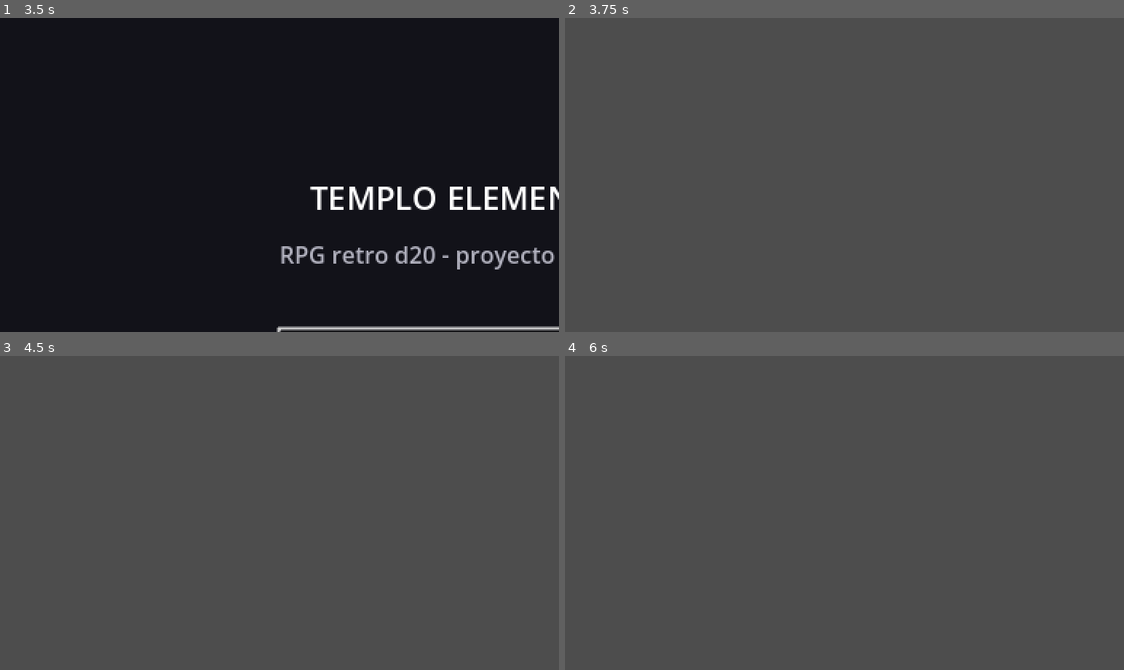
Above: before the commit, frames 1-4 (two rows, left to right).
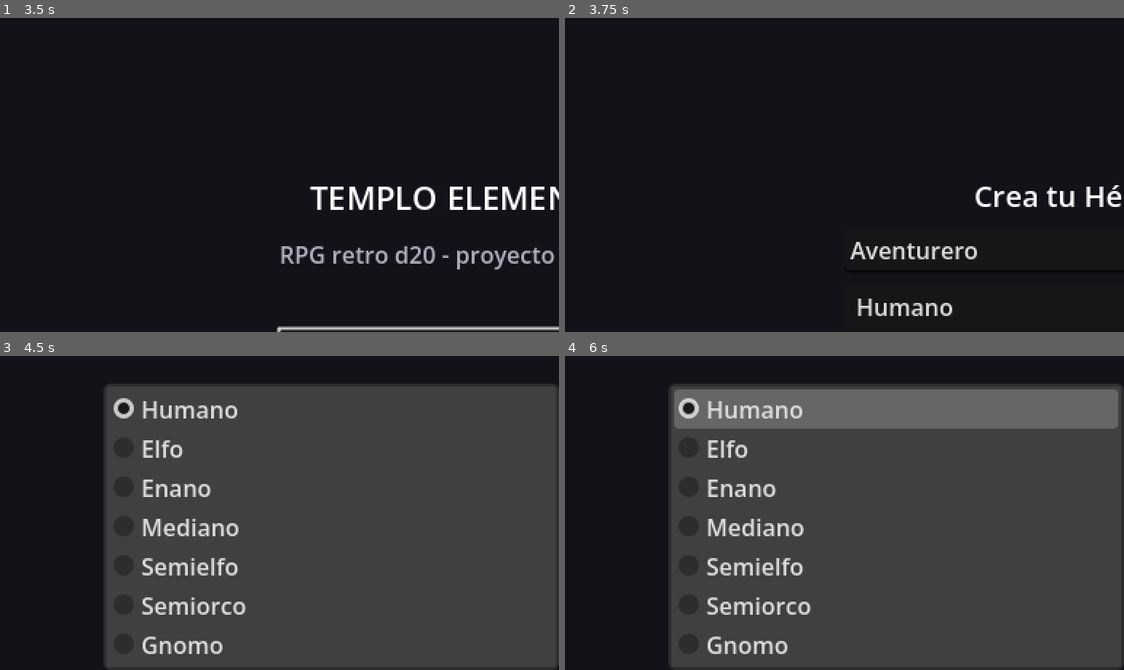
Above: after the commit, the same moments.

Repository: Aiacon/Cloude-prueba
Game: Godot game, scene res://scenes/MainMenu.tscn
Two runs of this game, one before a commit and one after it. Both use one fixed random seed, a clock stepped at 60 frames per second and the inputs below.
Inputs (mouse positions are in pixels of both pictures, inside the frame that each line leads up to):
- Up to frame 1 (3.5 s): tap Enter at 0.5, 2 s; hold Right (ui_right) 0.53-1.28 s; tap Space at 1.25, 2.75 s; hold Down (ui_down) 1.28-2.03 s; hold Right (ui_right) 2.03-2.78 s; hold Up (ui_up) from 2.78 s (still down)
- Up to frame 2 (3.75 s): tap Enter at 3.5 s; release Up (ui_up) at 3.53 s; hold Left (ui_left) from 3.53 s (still down)
- Up to frame 3 (4.5 s): release Left (ui_left) at 4.25 s; click (508, 644) at 4.25 s, where only the run after the commit has a clickable "Humano"
- Up to frame 4 (6 s): hold Left (ui_left) 5.03-5.78 s; hold Down (ui_down) from 5.78 s (still down)

Frame 1 is identical in both runs. In frame 2, 100% of the frame differs, in the area x 0-100%, y 0-100%; in frame 3, 32%; in frame 4, 41%.
Error before the commit: Parse Error: Too many arguments for "get_class()" call. Expected at most 0 but received 1. (res://scripts/rules/Character.gd:118)

Commit message:
Corrige que el proyecto no abría en Godot: colisión de nombres con ClassDB nativo
La clase de reglas ClassDB.gd chocaba con la clase nativa ClassDB del motor
(usada para reflexión) y su método get_class(id) sobrescribía el método
virtual get_class() de Object con una firma incompatible. Esto hacía
fallar el parseo del script y, en cascada, el de todo lo que dependía de
él (Character, SpellDB, CharacterCreation, GameManager, MonsterDB...),
impidiendo que el proyecto abriera.

Renombrado a CharClassDB.gd y el método a get_class_data(). Verificado
descargando el binario oficial de Godot 4.3 y ejecutando el proyecto en
modo headless: el editor lo importa sin errores, el juego corre sin
errores en tiempo de ejecución, y una prueba de humo adicional confirma
progresión de nivel 1-30 en las 42 combinaciones raza/clase, el
bestiario, las 7 salas del mapa, un combate completo con conjuros/maná
y la cadena de misiones.

Co-Authored-By: Claude Sonnet 5 <noreply@anthropic.com>
Claude-Session: https://claude.ai/code/session_01NCQpcuWGPikw512TMswJ8h

Diff:
--- a/scripts/data/SpellDB.gd
+++ b/scripts/data/SpellDB.gd
@@ -4,7 +4,7 @@
 ## conjuros de su clase hasta el nivel máximo que le permite su nivel de conjurador,
 ## y gasta Puntos de Maná (variante "spell points" de Unearthed Arcana) según el
 ## nivel del conjuro, en vez de espacios independientes por nivel
-## (ver ClassDB.mana_per_day / max_spell_level / SpellDB.mana_cost).
+## (ver CharClassDB.mana_per_day / max_spell_level / SpellDB.mana_cost).
 class_name SpellDB
 
 # effect: "damage" | "heal" | "buff_ac" | "buff_attack" | "debuff_ac"
@@ -80,7 +80,7 @@
 
 ## Conjuros que "class_id" conoce automáticamente hasta el nivel de personaje dado.
 static func known_spells_for(class_id: String, character_level: int) -> Array:
-	var max_level := ClassDB.max_spell_level(class_id, character_level)
+	var max_level := CharClassDB.max_spell_level(class_id, character_level)
 	if max_level < 0:
 		return []
 	var result: Array = []
--- a/scripts/rules/ClassDB.gd
+++ b/scripts/rules/CharClassDB.gd
@@ -1,6 +1,6 @@
 extends Node
 ## Base de datos de clases jugables (reglas SRD 3.5 / OGL, simplificadas para un RPG retro).
-class_name ClassDB
+class_name CharClassDB
 
 # progression: "good" | "average" | "poor" para BAB y salvaciones.
 const CLASSES := {
@@ -120,7 +120,7 @@
 }
 
 
-static func get_class(id: String) -> Dictionary:
+static func get_class_data(id: String) -> Dictionary:
 	return CLASSES.get(id, CLASSES["fighter"])
 
 
@@ -146,19 +146,19 @@
 
 
 static func sneak_attack_dice(class_id: String, level: int) -> int:
-	var data := get_class(class_id)
+	var data := get_class_data(class_id)
 	if not data.get("sneak_attack_dice", false):
 		return 0
 	return int(ceil(level / 2.0))
 
 
 static func primary_ability(class_id: String) -> String:
-	return get_class(class_id).get("primary_ability", "str")
+	return get_class_data(class_id).get("primary_ability", "str")
 
 
 ## Nivel de conjurador efectivo (0 si aún no puede lanzar conjuros a este nivel de personaje).
 static func caster_level(class_id: String, level: int) -> int:
-	var data := get_class(class_id)
+	var data := get_class_data(class_id)
 	if not data.get("casts_spells", false):
 		return 0
 	var start: int = data.get("spell_start_level", 1)
@@ -174,7 +174,7 @@
 	if cl <= 0:
 		return -1
 	var formula_level: int = int((cl + 1) / 2.0)
-	var cap: int = get_class(class_id).get("max_spell_level_cap", 0)
+	var cap: int = get_class_data(class_id).get("max_spell_level_cap", 0)
 	return min(formula_level, cap)
 
 
--- a/scripts/rules/Character.gd
+++ b/scripts/rules/Character.gd
@@ -115,7 +115,7 @@
 
 
 func class_data() -> Dictionary:
-	return ClassDB.get_class(class_id)
+	return CharClassDB.get_class_data(class_id)
 
 
 func race_data() -> Dictionary:
@@ -150,7 +150,7 @@
 
 
 func _apply_ability_increase() -> void:
-	match ClassDB.primary_ability(class_id):
+	match CharClassDB.primary_ability(class_id):
 		"str": abilities.strength += 1
 		"dex": abilities.dexterity += 1
 		"con": abilities.constitution += 1
@@ -180,7 +180,7 @@
 
 
 func caster_level() -> int:
-	return ClassDB.caster_level(class_id, level)
+	return CharClassDB.caster_level(class_id, level)
 
 
 func is_spellcaster() -> bool:
@@ -188,7 +188,7 @@
 
 
 func max_mana() -> int:
-	return ClassDB.mana_per_day(class_id, level)
+	return CharClassDB.mana_per_day(class_id, level)
 
 
 func known_spells() -> Array:
@@ -224,25 +224,25 @@
 
 
 func base_attack_bonus() -> int:
-	return ClassDB.base_attack_bonus(class_data()["bab_progression"], level)
+	return CharClassDB.base_attack_bonus(class_data()["bab_progression"], level)
 
 
 func fortitude_save() -> int:
 	if has_meta("fort_override"):
 		return get_meta("fort_override")
-	return ClassDB.base_save_bonus(class_data()["fort_progression"], level) + abilities.con_mod() + feat_bonus("fort_bonus") + race_bonus("fort_bonus") + magic_item_bonus("fort_bonus")
+	return CharClassDB.base_save_bonus(class_data()["fort_progression"], level) + abilities.con_mod() + feat_bonus("fort_bonus") + race_bonus("fort_bonus") + magic_item_bonus("fort_bonus")
 
 
 func reflex_save() -> int:
 	if has_meta("ref_override"):
 		return get_meta("ref_override")
-	return ClassDB.base_save_bonus(class_data()["ref_progression"], level) + abilities.dex_mod() + feat_bonus("ref_bonus") + race_bonus("ref_bonus") + magic_item_bonus("ref_bonus")
+	return CharClassDB.base_save_bonus(class_data()["ref_progression"], level) + abilities.dex_mod() + feat_bonus("ref_bonus") + race_bonus("ref_bonus") + magic_item_bonus("ref_bonus")
 
 
 func will_save() -> int:
 	if has_meta("will_override"):
 		return get_meta("will_override")
-	return ClassDB.base_save_bonus(class_data()["will_progression"], level) + abilities.wis_mod() + feat_bonus("will_bonus") + race_bonus("will_bonus") + magic_item_bonus("will_bonus")
+	return CharClassDB.base_save_bonus(class_data()["will_progression"], level) + abilities.wis_mod() + feat_bonus("will_bonus") + race_bonus("will_bonus") + magic_item_bonus("will_bonus")
 
 
 ## Clase de Armadura = 10 + Destreza + armadura + escudo + tamaño + dotes + objetos mágicos.
@@ -280,7 +280,7 @@
 
 
 func sneak_attack_dice() -> int:
-	return ClassDB.sneak_attack_dice(class_id, level)
+	return CharClassDB.sneak_attack_dice(class_id, level)
 
 
 func sneak_attack_flat_bonus() -> int:
--- a/scripts/scenes/CharacterCreation.gd
+++ b/scripts/scenes/CharacterCreation.gd
@@ -50,8 +50,8 @@
 	layout.add_child(race_option)
 
 	class_option = OptionButton.new()
-	for class_id in ClassDB.ids():
-		class_option.add_item(ClassDB.get_class(class_id)["name"])
+	for class_id in CharClassDB.ids():
+		class_option.add_item(CharClassDB.get_class_data(class_id)["name"])
 	layout.add_child(class_option)
 
 	var party_size_label := Label.new()
@@ -94,7 +94,7 @@
 
 func _on_start_pressed() -> void:
 	var race_id: String = RaceDB.ids()[race_option.selected]
-	var class_id: String = ClassDB.ids()[class_option.selected]
+	var class_id: String = CharClassDB.ids()[class_option.selected]
 	var hero_name: String = name_edit.text.strip_edges()
 	if hero_name == "":
 		hero_name = "Aventurero"
Not shown, changed: .gitignore
